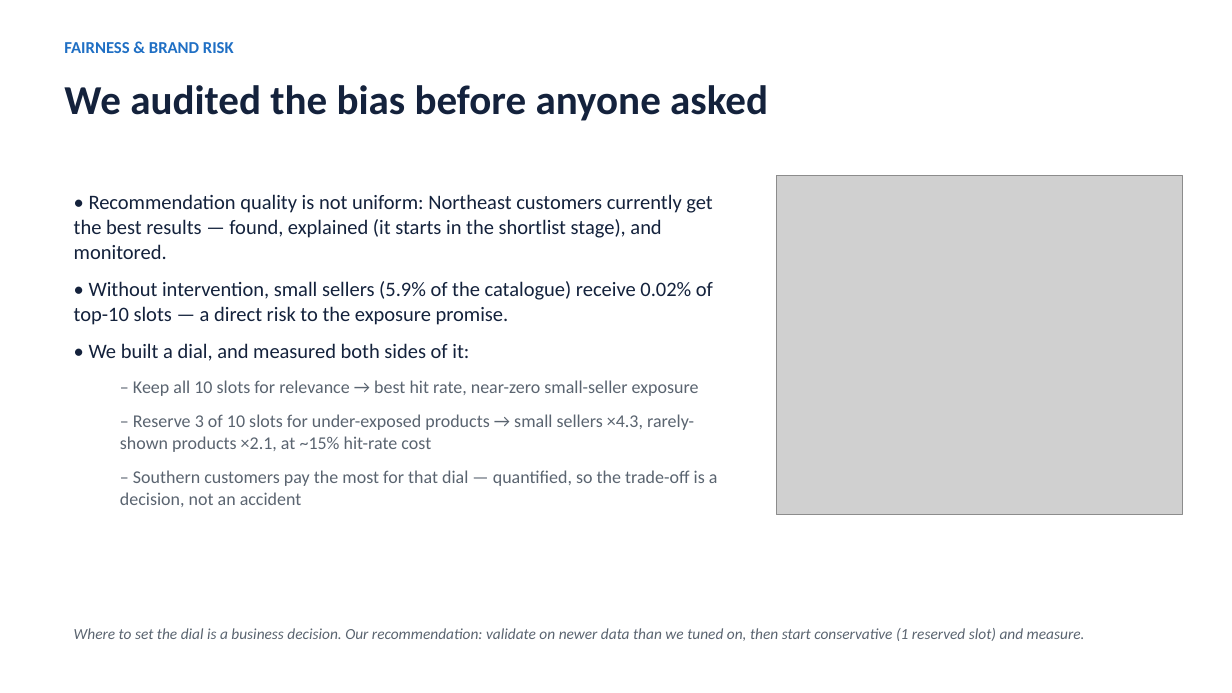
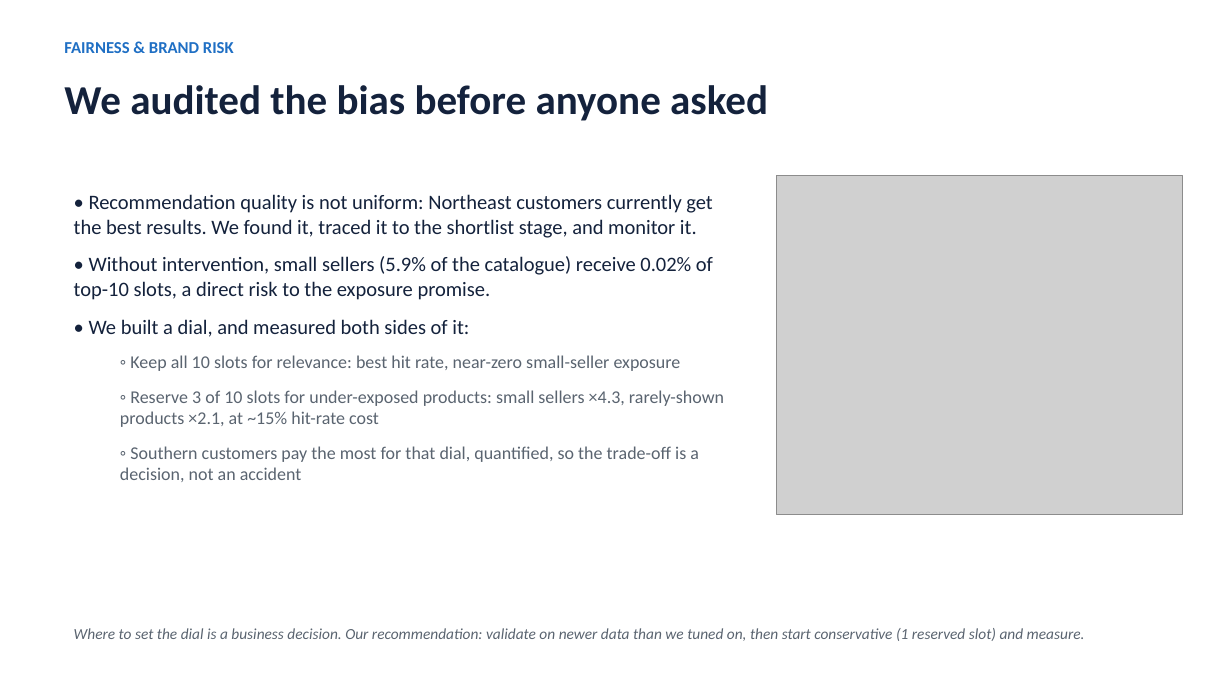
Before and after one commit to jmonzada/ecommerce-recommender-capstone, a slide deck: slide 6 of presentations/business_deck.pptx. Drawn at 1232x693 pixels with LibreOffice and Linux fonts; fonts in the diff are those of the drawing; grey boxes stand for pictures. Boxes give left, top, right and bottom in pixels: in the first picture for what was removed or moved away, otherwise in the second. Text is boxed around its words. In the diff, an @@ line names an element or a change of style, - is before the commit and + after.

Commit message:
docs: humanize submission prose (dash-free, de-AI'd) + portable technical deck PDF
Report, README, docs, and both decks rewritten to read naturally and carry
zero em/en dashes or arrow glyphs. An adversarial per-document check confirmed
humanization changed only wording: every number, CI, metric, figure reference,
and claim is preserved (verified against the pre-humanization version). Adds
presentations/technical_deck.pdf (portable, one landscape page per slide) so
the technical deck is viewable without a browser. 38 tests pass; lint clean.

```diff
--- a/presentations/business_deck.pptx
+++ b/presentations/business_deck.pptx
@@ text at [74,194,713,300]: text changed @@
-• Recommendation quality is not uniform: Northeast customers currently get the best results — found, explained (it starts in the shortlist stage), and monitored.
-• Without intervention, small sellers (5.9% of the catalogue) receive 0.02% of top-10 slots — a direct risk to the exposure promise.
+• Recommendation quality is not uniform: Northeast customers currently get the best results. We found it, traced it to the shortlist stage, and monitor it.
+• Without intervention, small sellers (5.9% of the catalogue) receive 0.02% of top-10 slots, a direct risk to the exposure promise.
@@ text at [120,355,724,482]: text changed @@
-  – Keep all 10 slots for relevance → best hit rate, near-zero small-seller exposure
-  – Reserve 3 of 10 slots for under-exposed products → small sellers ×4.3, rarely-shown products ×2.1, at ~15% hit-rate cost
-  – Southern customers pay the most for that dial — quantified, so the trade-off is a decision, not an accident
+  ◦ Keep all 10 slots for relevance: best hit rate, near-zero small-seller exposure
+  ◦ Reserve 3 of 10 slots for under-exposed products: small sellers ×4.3, rarely-shown products ×2.1, at ~15% hit-rate cost
+  ◦ Southern customers pay the most for that dial, quantified, so the trade-off is a decision, not an accident
```
Also in this commit, not shown: 7 other slides changed, 9 other files.
